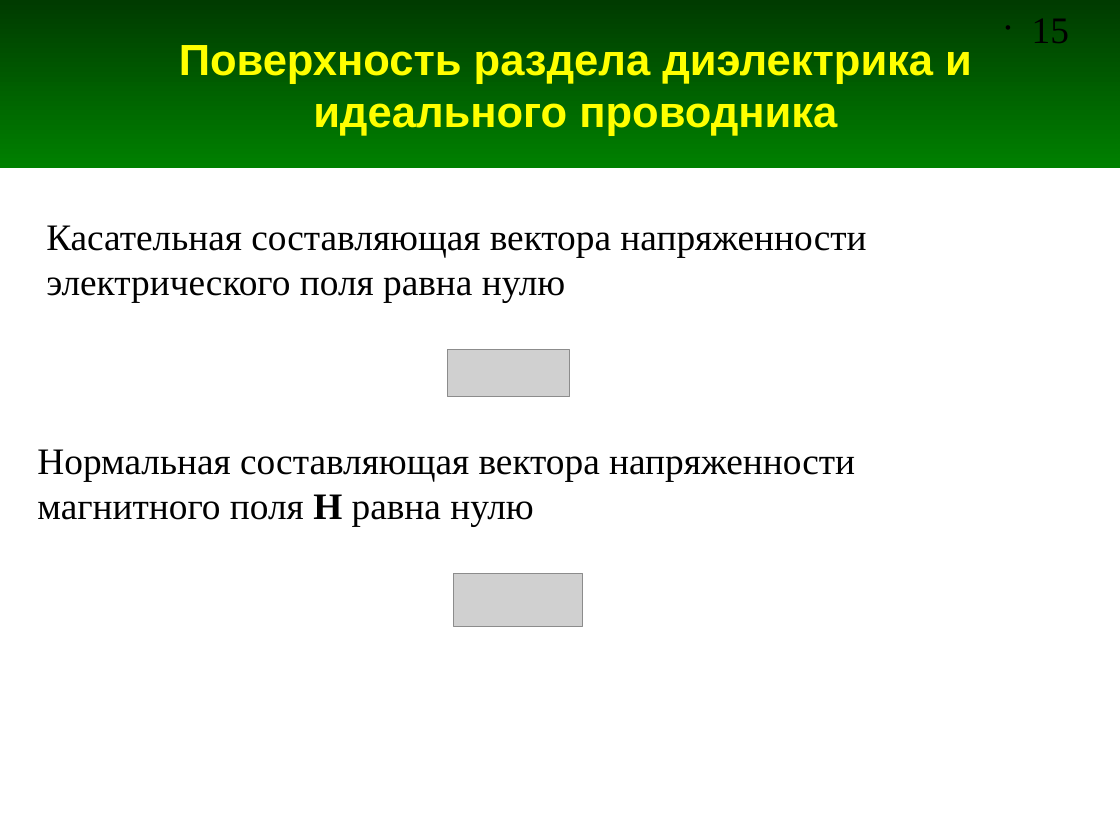
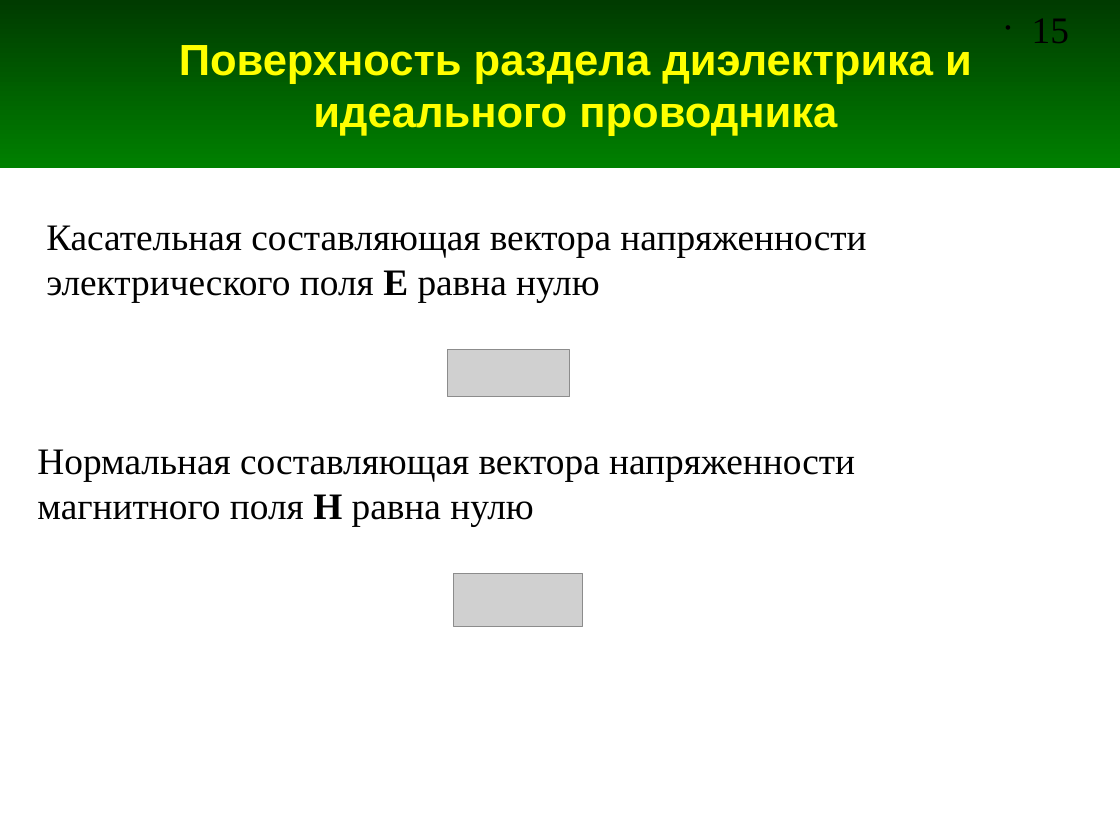
Before and after one commit to andris0147sv/modelling, a slide deck: slide 15 of presentations/1. Problem Statement.odp. Drawn at 1120x840 pixels with LibreOffice and Linux fonts; fonts in the diff are those of the drawing; grey boxes stand for pictures. Boxes give left, top, right and bottom in pixels: in the first picture for what was removed or moved away, otherwise in the second. Text is boxed around its words. In the diff, an @@ line names an element or a change of style, - is before the commit and + after.

```diff
--- a/presentations/1. Problem Statement.odp
+++ b/presentations/1. Problem Statement.odp
@@ text at box(46, 225, 866, 302): text changed @@
-Касательная составляющая вектора напряженности электрического поля равна нулю
+Касательная составляющая вектора напряженности электрического поля E равна нулю
```
Also in this commit, not shown: 6 other slides changed, 4 other files.
